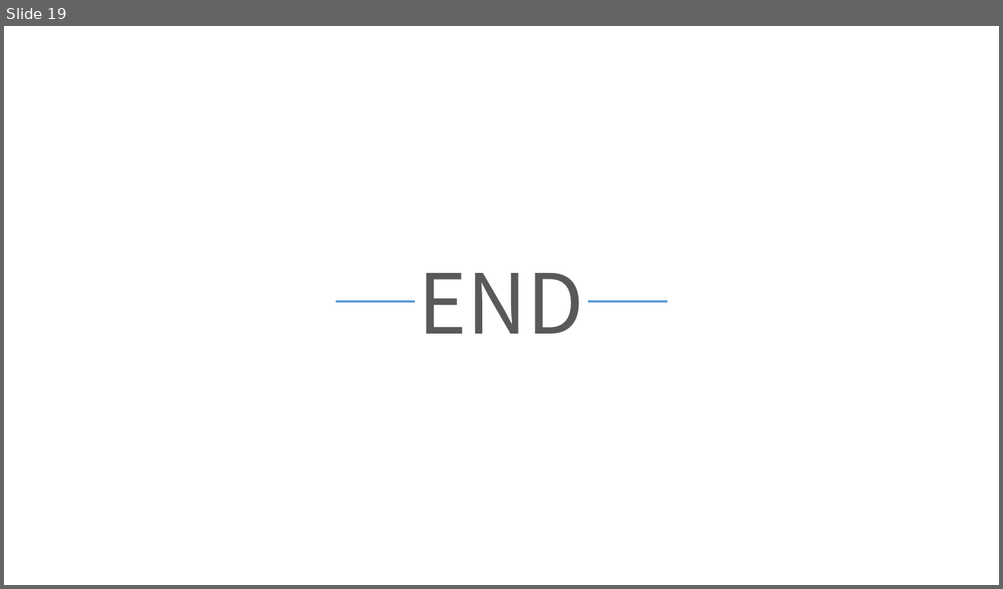
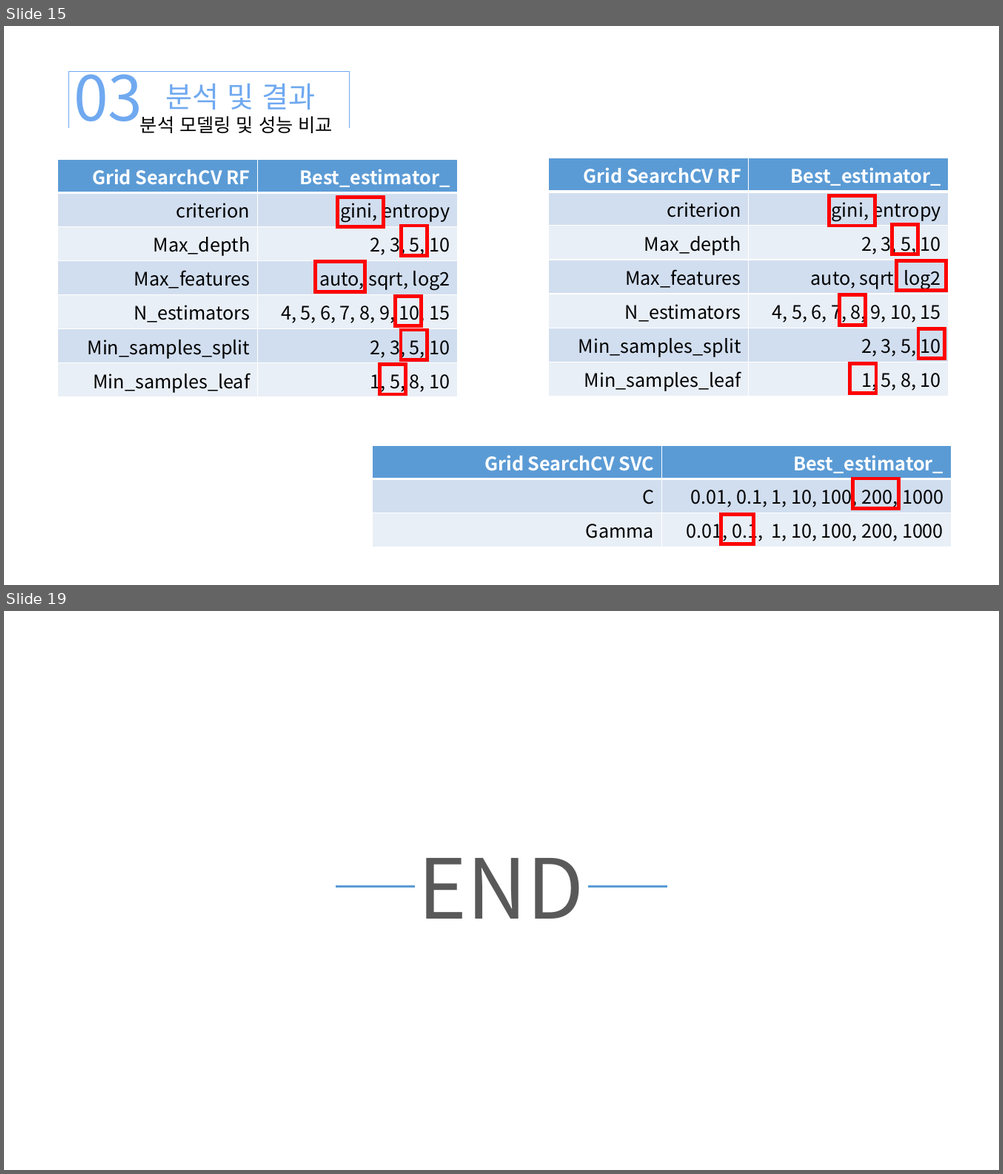
Before and after one commit to xddongx/flexink, a slide deck: titanic/titanic.pptx. Shown one above the other, each under a label of ours: slide 19 before the commit, slides 15 and 19 after it; the slides between them are not shown. The pictures are 1003x589 and 1003x1174 pixels, drawn with LibreOffice and Linux fonts; fonts in the diff are those of the drawing. Boxes give left, top, right and bottom in pixels: in the first picture for what was removed or moved away, otherwise in the second. Text is boxed around its words. In the diff, an @@ line names an element or a change of style, - is before the commit and + after.

```diff
--- a/titanic/titanic.pptx
+++ b/titanic/titanic.pptx
@@ slide 15 added at (x1=4, y1=26, x2=999, y2=585), background #FFFFFF @@
@@ right bracket added at (x1=69, y1=72, x2=350, y2=128), outline #70A9F0 0.5 pt @@
@@ text added at (x1=74, y1=71, x2=142, y2=127), 60 pt, text #70A9F0 @@
+03
@@ text added at (x1=165, y1=83, x2=315, y2=110), 28 pt, text #70A9F0 @@
+분석 및 결과
@@ text added at (x1=140, y1=116, x2=333, y2=133), 18 pt, text #000000 @@
+분석 모델링 및 성능 비교
@@ table added at (x1=549, y1=158, x2=948, y2=396), 7 rows, 2 columns @@
+Grid SearchCV RF | Best_estimator_
+criterion | gini, entropy
+Max_depth | 2, 3, 5, 10
+Max_features | auto, sqrt, log2
+N_estimators | 4, 5, 6, 7, 8, 9, 10, 15
+Min_samples_split | 2, 3, 5, 10
+Min_samples_leaf | 1, 5, 8, 10
@@ table added at (x1=58, y1=159, x2=458, y2=397), 7 rows, 2 columns @@
+Grid SearchCV RF | Best_estimator_
+criterion | gini, entropy
+Max_depth | 2, 3, 5, 10
+Max_features | auto, sqrt, log2
+N_estimators | 4, 5, 6, 7, 8, 9, 10, 15
+Min_samples_split | 2, 3, 5, 10
+Min_samples_leaf | 1, 5, 8, 10
@@ rectangle added at (x1=338, y1=197, x2=383, y2=227), outline #FF0000 3.5 pt @@
@@ rectangle added at (x1=829, y1=196, x2=875, y2=226), outline #FF0000 3.5 pt @@
@@ rectangle added at (x1=892, y1=224, x2=918, y2=255), outline #FF0000 3.5 pt @@
@@ rectangle added at (x1=401, y1=226, x2=427, y2=256), outline #FF0000 3.5 pt @@
@@ rectangle added at (x1=315, y1=262, x2=364, y2=292), outline #FF0000 3.5 pt @@
@@ rectangle added at (x1=896, y1=261, x2=945, y2=291), outline #FF0000 3.5 pt @@
@@ rectangle added at (x1=395, y1=297, x2=421, y2=326), outline #FF0000 3.5 pt @@
@@ rectangle added at (x1=839, y1=295, x2=865, y2=325), outline #FF0000 3.5 pt @@
@@ rectangle added at (x1=401, y1=330, x2=427, y2=360), outline #FF0000 3.5 pt @@
@@ rectangle added at (x1=918, y1=329, x2=944, y2=359), outline #FF0000 3.5 pt @@
@@ rectangle added at (x1=380, y1=365, x2=406, y2=395), outline #FF0000 3.5 pt @@
@@ rectangle added at (x1=850, y1=363, x2=876, y2=393), outline #FF0000 3.5 pt @@
@@ table added at (x1=372, y1=446, x2=950, y2=548), 3 rows, 2 columns @@
+Grid SearchCV SVC | Best_estimator_
+C | 0.01, 0.1, 1, 10, 100, 200, 1000
+Gamma | 0.01, 0.1, 1, 10, 100, 200, 1000
@@ rectangle added at (x1=852, y1=479, x2=898, y2=508), outline #FF0000 3.5 pt @@
@@ line added from (373, 514) to (933, 514), #5B9BD5 0.5 pt @@
@@ rectangle added at (x1=721, y1=514, x2=754, y2=545), outline #FF0000 3.5 pt @@
```
Also in this commit, not shown: 13 slides changed, 4 other slides added, 10 slides removed, 13 other files.
